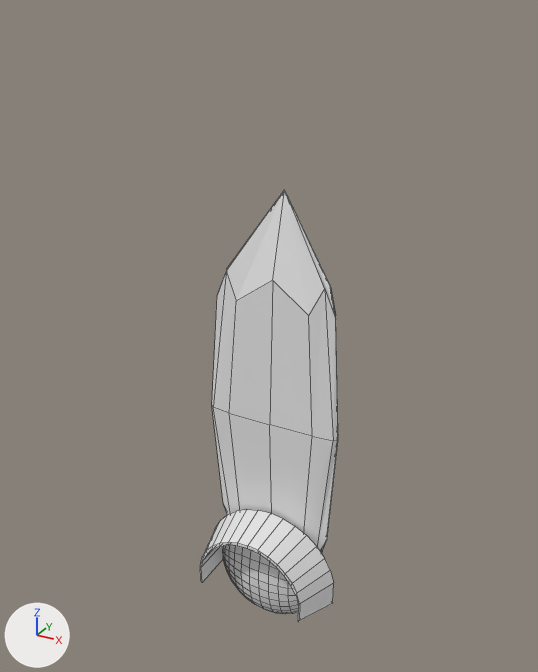
The Blender file blender_landschafts-set/ampel.blend, before and after one commit.
The view is the same before and after, from a camera (50 mm lens) standing at (5.14, -9.46, 9.49) and looking at (-0.26, 0.35, 4.59). Arrows for +X, +Y and +Z are at lower left; the lights stay in place. Mesh edges are drawn as thin lines.
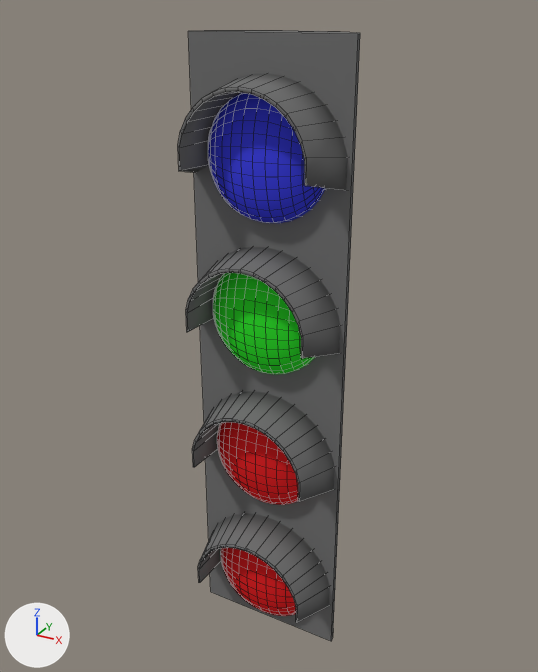
The newer file is also turned or shifted as a whole; pictures and numbers use the older file's frame.

What differs and where, as boxes (x1, y1, x2, y2) in the pictures (538 x 672 px):
'Cylinder', recoloured, moved, rescaled, modifiers changed
    before: (212, 189, 338, 554)
    after: (188, 30, 360, 641)
'Lampe_03.001', added (blue)
    after: (208, 93, 325, 223)
'Schirm_03.001', added
    after: (178, 74, 347, 190)
'Schirm_03', added
    after: (186, 247, 340, 359)
'Lampe_03', added (green)
    after: (213, 273, 315, 374)
'Schirm_02', added
    after: (192, 391, 335, 502)
'Sphere.001', deleted
    before: (200, 510, 334, 622)
'Schirm_01', added
    after: (198, 513, 330, 623)
'Lampe_02', added (red)
    after: (217, 422, 298, 505)
'Sphere', deleted
    before: (223, 545, 298, 615)
'Lampe_01', added (red)
    after: (221, 548, 296, 616)

Edits to the bpy script that builds the scene:
```text
Add mat_material_001:
    mat_material_001 = diffuse_material('Material.001')
    mat_material_001.base_color = (0.173, 0.173, 0.173)  # grey #737373
Add mat_rotes_licht:
    mat_rotes_licht = diffuse_material('Rotes Licht')
    mat_rotes_licht.base_color = (0.8, 0.0185, 0.0211)  # red #e72528
Add mat_grünes_licht:
    mat_grünes_licht = diffuse_material('Grünes Licht')
    mat_grünes_licht.base_color = (0.0322, 0.8, 0.0291)  # green #32e730
Add mat_blaues_licht:
    mat_blaues_licht = diffuse_material('Blaues Licht')
    mat_blaues_licht.base_color = (0.0531, 0.0592, 0.8)  # blue #4145e7
Change me_cylinder:
    where me_cylinder.from_pydata(...)  # 34 vertices, 19 faces; spans x -0.99..0.99, y 0.1..1.0, z -1.0..1.0
    add me_cylinder.materials.append(mat_material_001)  # grey #737373
Add me_sphere_003_1:
    me_sphere_003_1.from_pydata(...)  # 233 vertices, 201 faces, 9 loose edges; spans x -0.99..0.97, y -0.43..0.04, z -0.89..1.08
    me_sphere_003_1.polygons.foreach_set('use_smooth', [True] * 201)
    me_sphere_003_1.materials.append(mat_rotes_licht)  # red #e72528
Add me_sphere_001_1:
    me_sphere_001_1.from_pydata(...)  # 69 vertices, 51 faces; spans x -1.3..1.25, y -0.8..0.27, z -0.26..1.25
    me_sphere_001_1.polygons.foreach_set('use_smooth', [True] * 51)
    me_sphere_001_1.materials.append(mat_material_001)  # grey #737373
Add me_sphere_004:
    me_sphere_004.from_pydata(...)  # 233 vertices, 201 faces, 9 loose edges; spans x -0.99..0.97, y -0.43..0.04, z -0.89..1.08
    me_sphere_004.polygons.foreach_set('use_smooth', [True] * 201)
    me_sphere_004.materials.append(mat_grünes_licht)  # green #32e730
Add me_sphere_007:
    me_sphere_007.from_pydata(...)  # 233 vertices, 201 faces, 9 loose edges; spans x -0.99..0.97, y -0.43..0.04, z -0.89..1.08
    me_sphere_007.polygons.foreach_set('use_smooth', [True] * 201)
    me_sphere_007.materials.append(mat_blaues_licht)  # blue #4145e7
Remove ob_sphere_001:
    ob_sphere_001 = bpy.data.objects.new('Sphere.001', me_sphere_001)
    ob_sphere_001.location = (0.0, 0.1, 0.0)
Change ob_cylinder:
    ob_cylinder.location: (-0.13, 0.0, 3.06) -> (-0.13, 0.0, 4.04)
    ob_cylinder.scale: (1.32, 1.0, 4.18) -> (1.32, 1.0, 5.16)
    where _m = ob_cylinder.modifiers.new('Subsurf', 'SUBSURF')
    _m.render_levels: 1 -> 0
Remove ob_sphere:
    ob_sphere = bpy.data.objects.new('Sphere', me_sphere_003)
    ob_sphere.location = (0.0, 0.1, 0.0)
Add ob_lampe_01:
    ob_lampe_01 = bpy.data.objects.new('Lampe_01', me_sphere_003_1)
    ob_lampe_01.location = (-0.13, 0.1, -0.07)
Add ob_schirm_01:
    ob_schirm_01 = bpy.data.objects.new('Schirm_01', me_sphere_001_1)
    ob_schirm_01.location = (-0.13, 0.1, -0.07)
Add ob_schirm_02:
    ob_schirm_02 = bpy.data.objects.new('Schirm_02', me_sphere_001_1.copy())
    ob_schirm_02.location = (-0.13, 0.1, 2.43)
Add ob_lampe_02:
    ob_lampe_02 = bpy.data.objects.new('Lampe_02', me_sphere_003_1.copy())
    ob_lampe_02.location = (-0.13, 0.1, 2.43)
Add ob_lampe_03:
    ob_lampe_03 = bpy.data.objects.new('Lampe_03', me_sphere_004)
    ob_lampe_03.location = (-0.13, 0.1, 4.95)
Add ob_schirm_03:
    ob_schirm_03 = bpy.data.objects.new('Schirm_03', me_sphere_001_1.copy())
    ob_schirm_03.location = (-0.13, 0.1, 4.93)
Add ob_schirm_03_001:
    ob_schirm_03_001 = bpy.data.objects.new('Schirm_03.001', me_sphere_001_1.copy())
    ob_schirm_03_001.location = (-0.13, 0.1, 7.43)
Add ob_lampe_03_001:
    ob_lampe_03_001 = bpy.data.objects.new('Lampe_03.001', me_sphere_007)
    ob_lampe_03_001.location = (-0.13, 0.1, 7.43)
```
